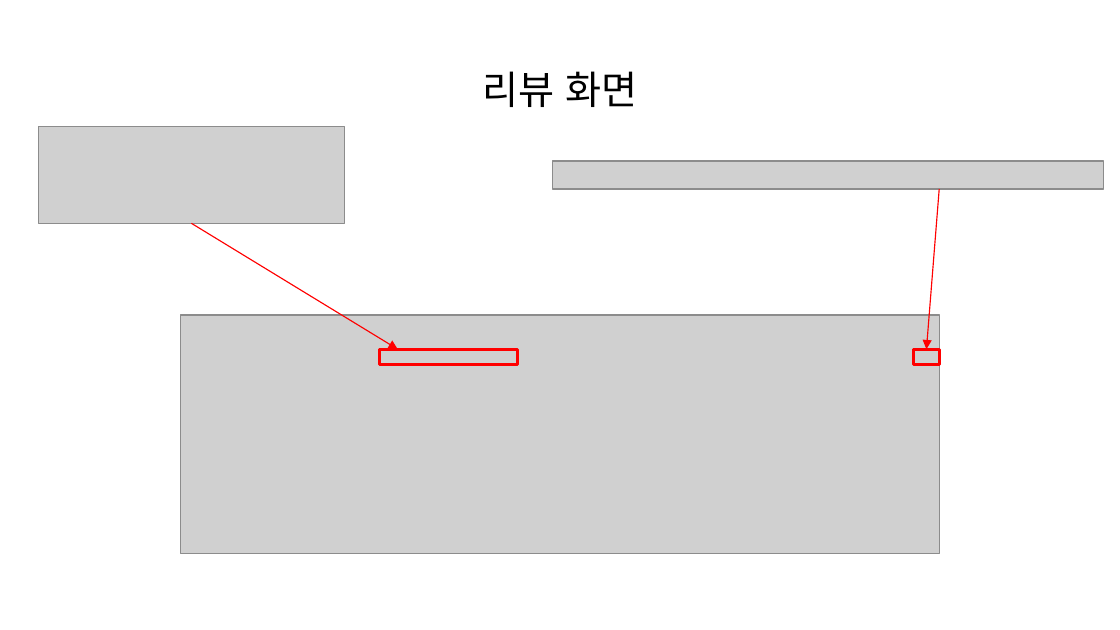
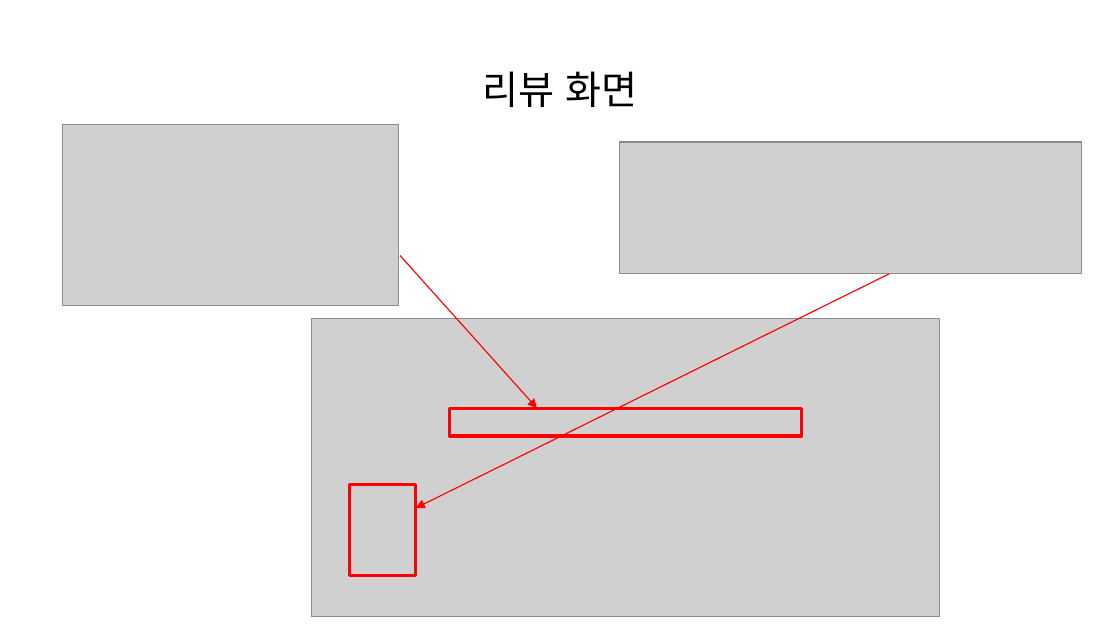
Before and after one commit to dongryeol06/HTML-group-project, a slide deck: slide 12 of html 조별과제.pptx. Drawn at 1120x630 pixels with LibreOffice and Linux fonts; fonts in the diff are those of the drawing; grey boxes stand for pictures. Boxes give left, top, right and bottom in pixels: in the first picture for what was removed or moved away, otherwise in the second. Text is boxed around its words. In the diff, an @@ line names an element or a change of style, - is before the commit and + after.

```diff
--- a/html 조별과제.pptx
+++ b/html 조별과제.pptx
@@ picture removed at (38,127,345,223) @@
@@ picture added at (63,124,399,306) @@
@@ picture added at (619,142,1082,274) @@
@@ picture removed at (553,161,1104,189) @@
@@ arrow removed from (940, 189) to (926, 349) @@
@@ arrow moved from (192, 223) - (398, 349) to (400, 255) - (536, 409) @@
@@ arrow added from (889, 273) to (416, 508), #FF0000 0.75 pt @@
@@ picture: place and size @@
-picture at (180,315,939,553)
+picture at (311,318,940,616)
@@ rectangle removed at (380,349,519,364) @@
@@ rectangle removed at (914,349,940,364) @@
@@ rectangle added at (449,409,801,437), outline #FF0000 2 pt @@
@@ rectangle added at (349,484,416,576), outline #FF0000 2 pt @@
```
Also in this commit, not shown: 2 other slides changed.
